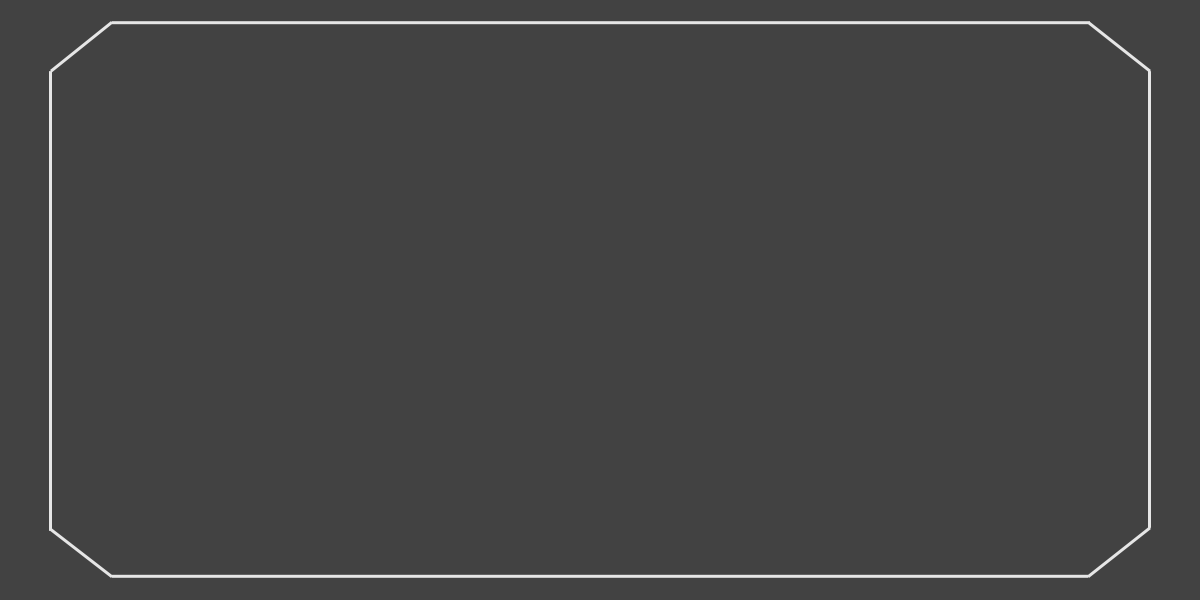
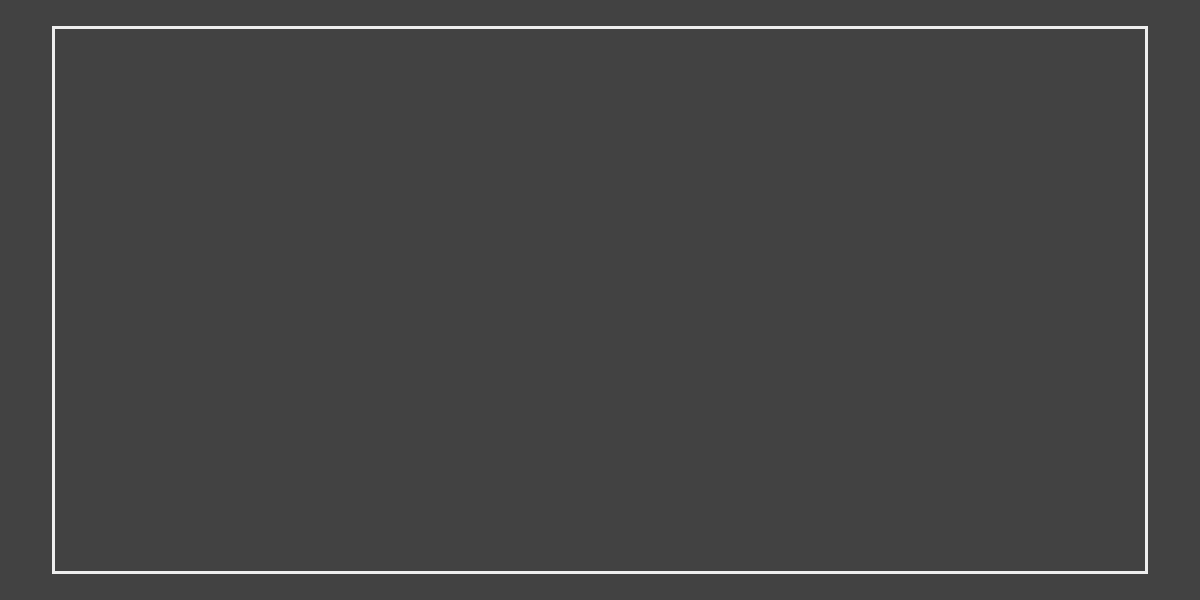
Before/after of a 1200x600 layered artwork. What changed in the layer stack:
removed layer "Layer 2" over [49, 21, 1151, 578]
added layer "Rectangle 1" above "Background" over [52, 26, 1148, 574]
